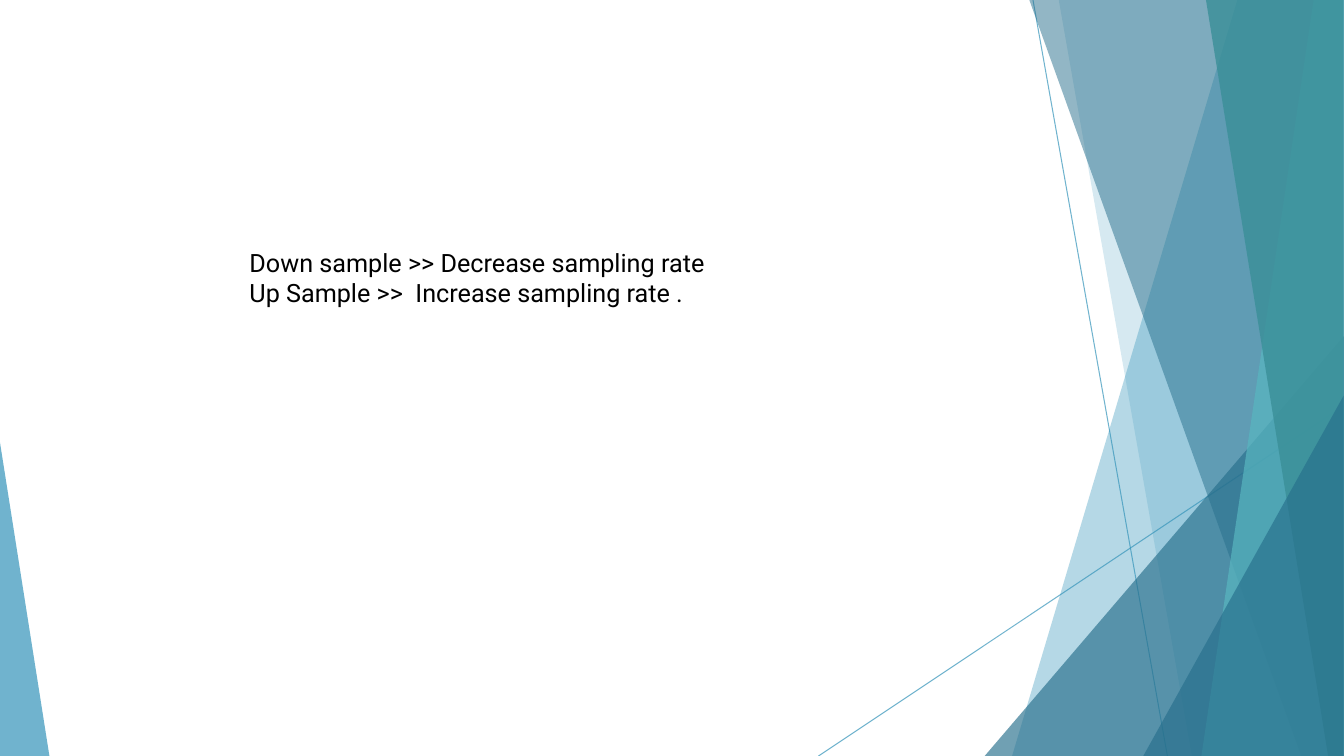
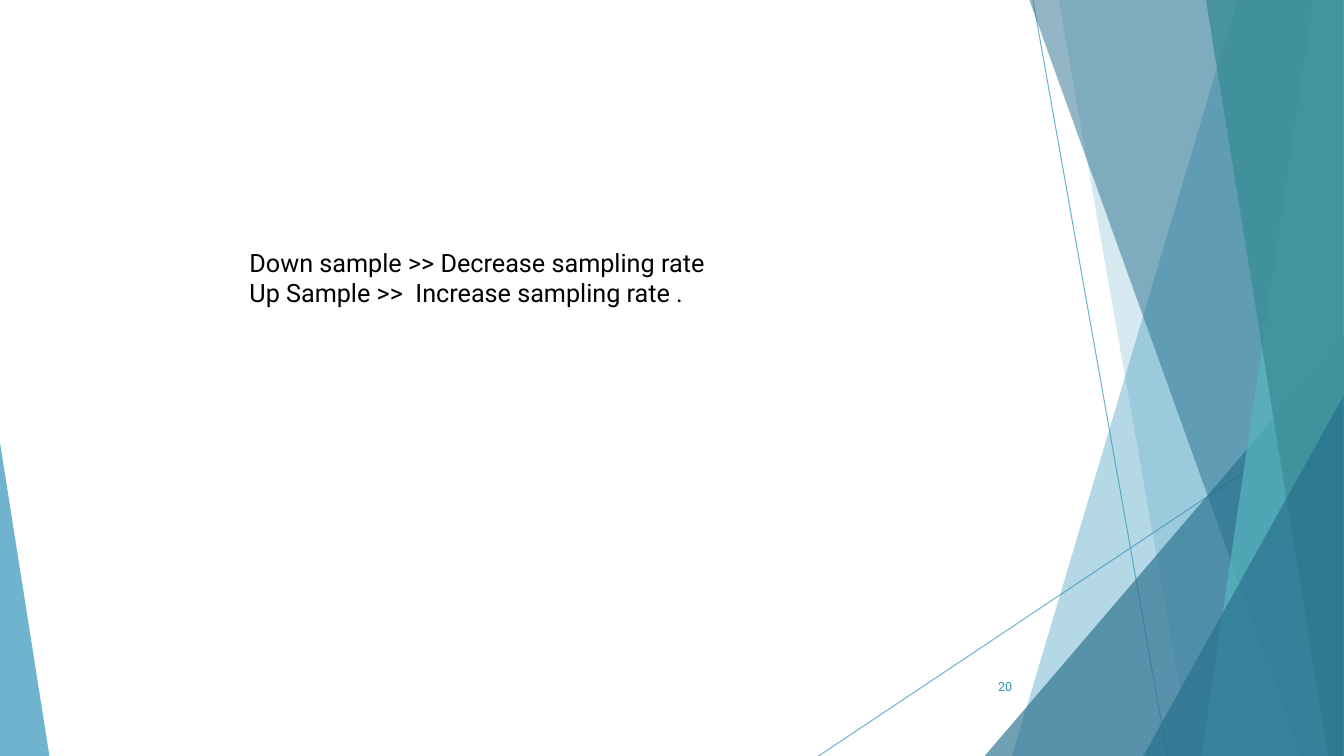
Before and after one commit to AhMjOU/DSP2, a slide deck: slide 20 of lec2.pptx. Drawn at 1344x756 pixels with LibreOffice and Linux fonts; fonts in the diff are those of the drawing. Boxes give left, top, right and bottom in pixels: in the first picture for what was removed or moved away, otherwise in the second. Text is boxed around its words. In the diff, an @@ line names an element or a change of style, - is before the commit and + after.

```diff
--- a/lec2.pptx
+++ b/lec2.pptx
@@ page number added at (998,682,1012,691), 9 pt, text #3494BA @@
+20
```
Also in this commit, not shown: 14 other slides changed, 5 slides added, 1 other file.
